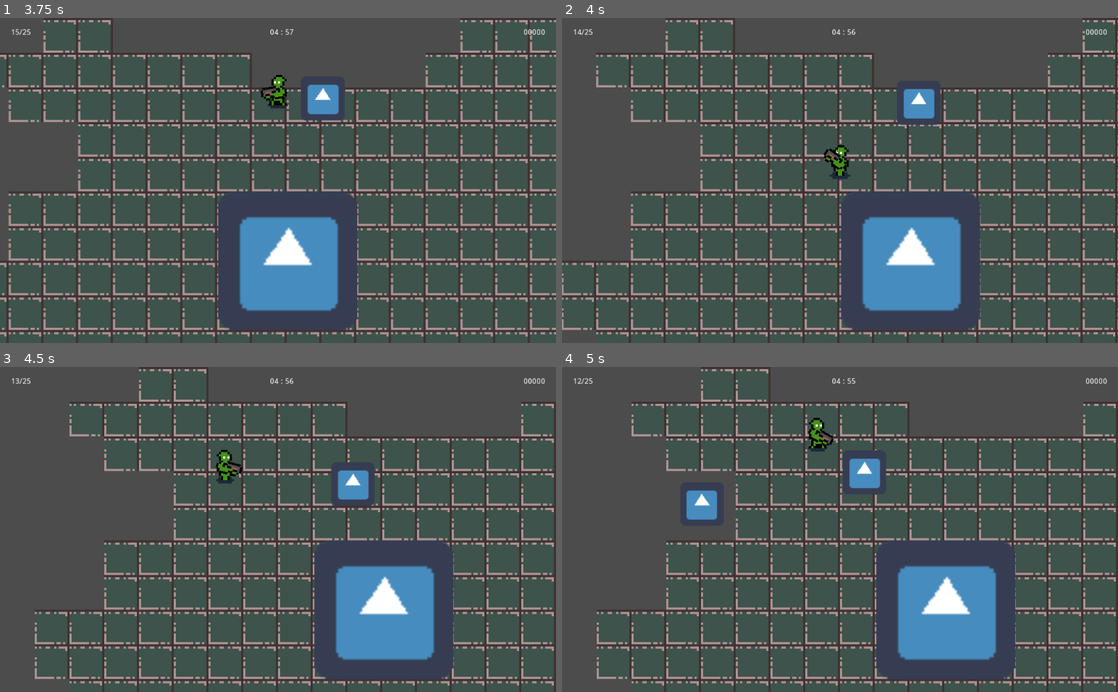
Above: before the commit, frames 1-4 (two rows, left to right).
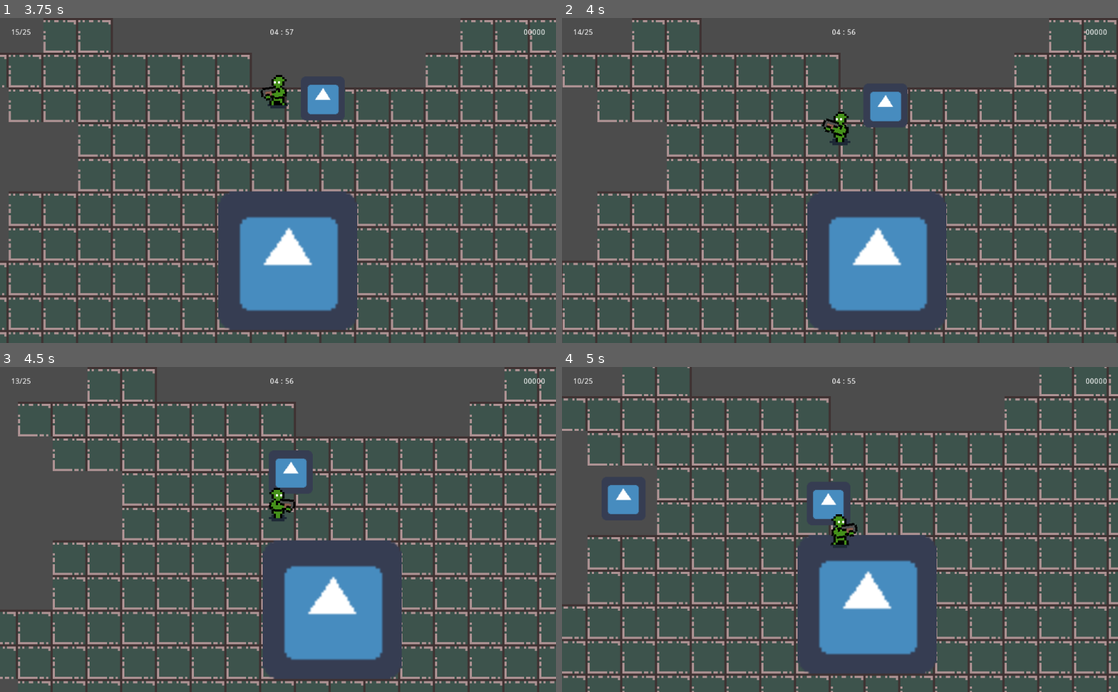
Above: after the commit, the same moments.

Repository: jimmyjonezz/Annigilation
Game: Godot game, scene res://Main/Main.tscn
The game is run twice, just before and just after one commit, with the same random seed, the same clock (stepped at 60 frames per second) and the same inputs. The engine's default icon, where the game draws it, is replaced by a stand-in: a white triangle on a blue panel in a dark square.
Inputs (mouse positions are in pixels of both pictures, inside the frame that each line leads up to):
- Up to frame 1 (3.75 s): move the mouse to (250, 245) at 0.52 s; hold Up (ui_up) 0.53-2.03 s; move the mouse to (444, 229) at 1.27 s; move the mouse to (111, 131) at 2.02 s; hold Left (ui_left) 2.03-3.53 s; move the mouse to (305, 180) at 2.77 s; move the mouse to (194, 99) at 3.52 s; hold Down (ui_down) from 3.53 s (still down)
- Up to frame 2 (4 s): keep holding Down (ui_down)
- Up to frame 3 (4.5 s): move the mouse to (400, 513) at 4.27 s; release Down (ui_down) at 4.28 s; hold Right (ui_right) from 4.28 s (still down)
- Up to frame 4 (5 s): keep holding Right (ui_right)

Frame 1 is identical in both runs. In frame 2, 16% of the frame differs, in the area x 0-100%, y 0-100%; in frame 3, 24%; in frame 4, 37%.

Commit message:
0.5.9
+ knockback player (tween)
+ rework damage for player

Diff:
--- a/GUI/GUI.gd
+++ b/GUI/GUI.gd
@@ -44,7 +44,7 @@
 
 		if elapsed <= 0:
 			$Gameover.visible = true
-			get_tree().paused = true
+			get_tree().set_pause(true)
 
 func _on_Tic_timeout():
 	timer()
@@ -69,5 +69,5 @@
 	current_health = health
 
 func _on_Player_die():
-	get_tree().paused = true
+	get_tree().set_pause(true)
 	$Gameover.visible = true
--- a/Player/Player.gd
+++ b/Player/Player.gd
@@ -12,7 +12,6 @@
 func _ready():
 	emit_signal("health_changed", health)
 	$Area2D.connect("body_entered", self, "_body_entered")
-	$Area2D.connect("body_exited", self, "_body_exited")
 
 func _process(delta) -> void:
 	direction()
@@ -54,12 +53,8 @@
 			heal(kit) #add heall 1 - 4
 			body.hitbox() #call function "hit" on body
 	if body.is_in_group("enemy"):
-		if health > 1:
+		if health > 0:
 			heal(-1)
-			$Damage.start()
-
-func _body_exited(body):
-	$Damage.stop()
 
 func _physics_process(delta):
 	var overlapping_bodies = $Area2D.get_overlapping_bodies()
@@ -69,11 +64,10 @@
 	for body in overlapping_bodies:
 		if body.is_in_group("enemy"):
 			knockdir = body.position - self.position
-			position = position - (knockdir * 2)
+			var pos = position - (knockdir * 2)
+			$Tween.interpolate_property(self, "position", position, pos, 0.4, $Tween.TRANS_LINEAR, $Tween.EASE_IN)
+			$Tween.start()
 
 			if health < 1:
 				emit_signal("die")
 				print("die")
-
-func _on_Damage_timeout():
-	heal(-1)
--- a/Player/Player.tscn
+++ b/Player/Player.tscn
@@ -9,7 +9,7 @@
 height = 2.92169
 
 [sub_resource type="CircleShape2D" id=5]
-radius = 6.94037
+radius = 7.96554
 
 [sub_resource type="Animation" id=2]
 resource_name = "fire"
@@ -147,6 +147,4 @@
 wait_time = 0.4
 one_shot = true
 
-[node name="Damage" type="Timer" parent="."]
-wait_time = 0.5
-[connection signal="timeout" from="Damage" to="." method="_on_Damage_timeout"]
+[node name="Tween" type="Tween" parent="."]
